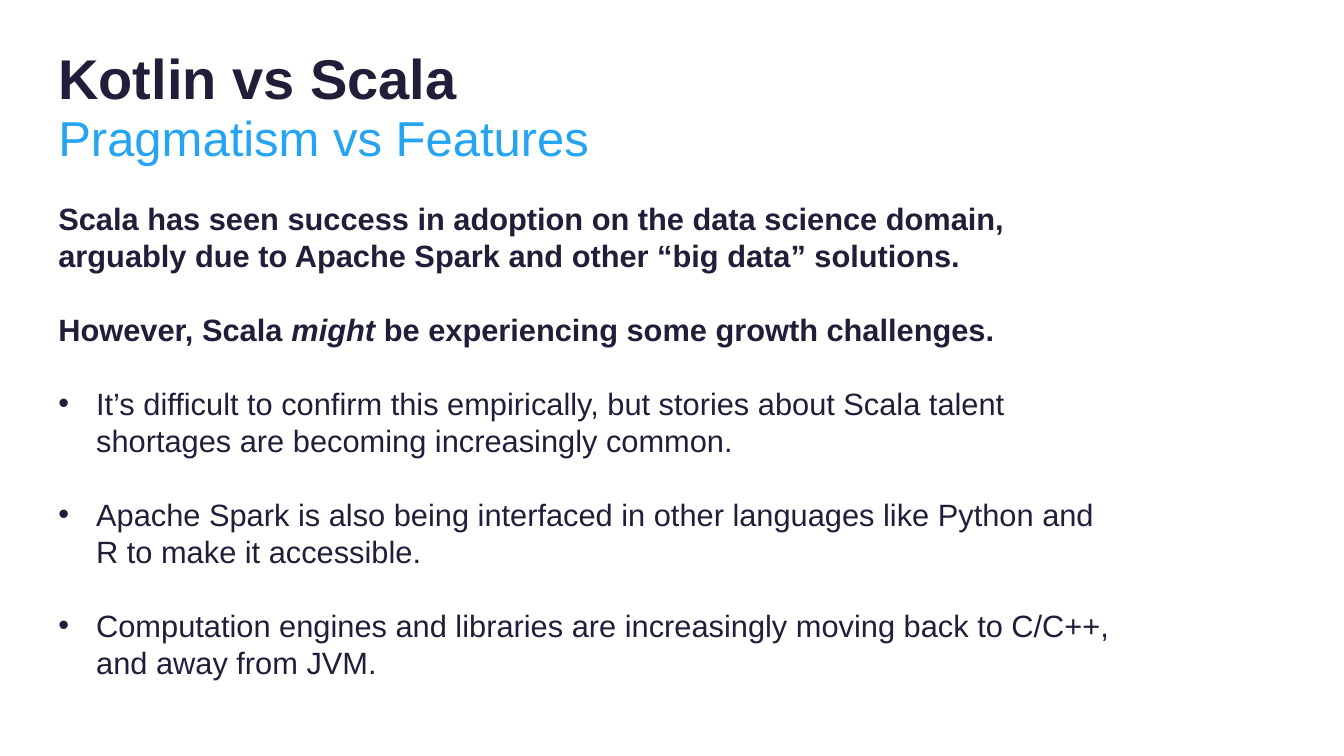
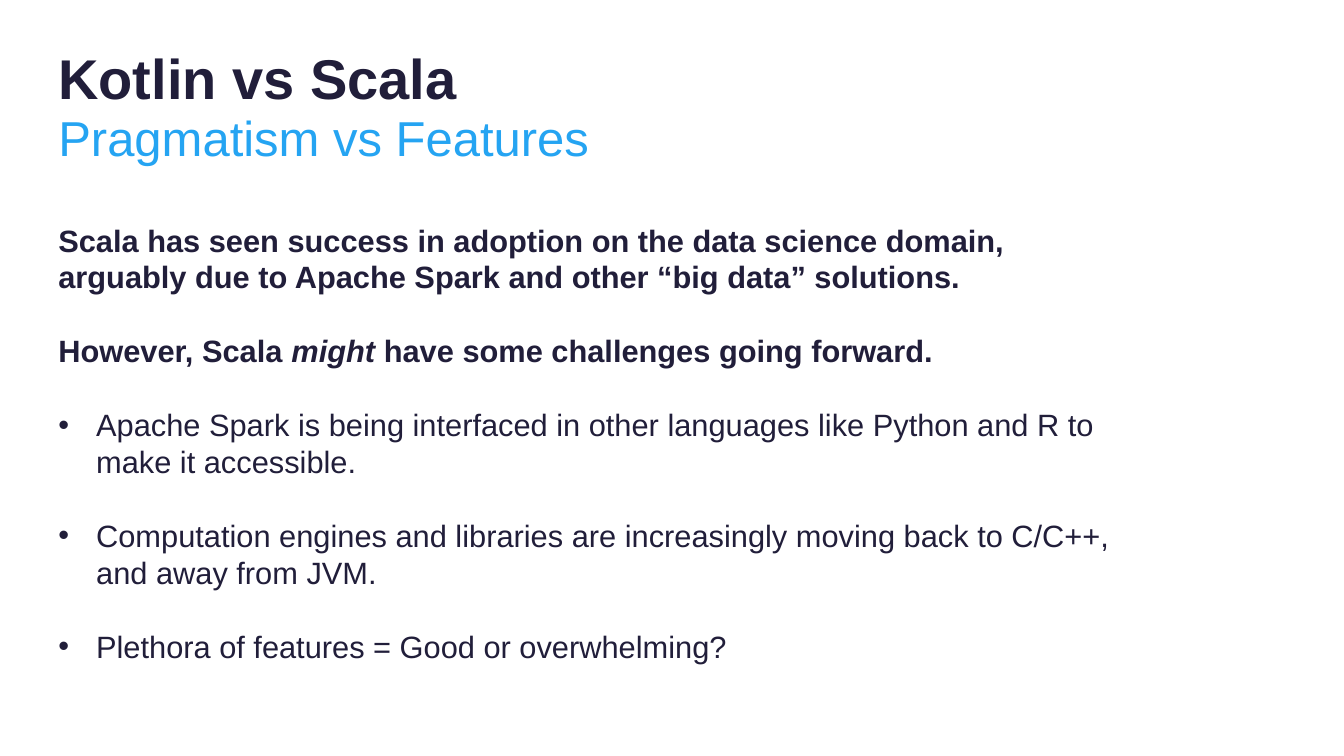
Before and after one commit to thomasnield/kotlinconf-datascience-talk, a slide deck: slide 24 of kotlin_for_data_science.pptx. Drawn at 1344x756 pixels with LibreOffice and Linux fonts; fonts in the diff are those of the drawing; background and template pictures are left out. Boxes give left, top, right and bottom in pixels: in the first picture for what was removed or moved away, otherwise in the second. Text is boxed around its words. In the diff, an @@ line names an element or a change of style, - is before the commit and + after.

Commit message:
slide tweaks

```diff
--- a/kotlin_for_data_science.pptx
+++ b/kotlin_for_data_science.pptx
@@ text "Scala has seen success in ...": place and size @@
-text "Scala has seen success in ..." at bbox=[58, 207, 1108, 679]
+text "Scala has seen success in ..." at bbox=[58, 229, 1108, 664]
@@ text at bbox=[58, 339, 1094, 474]: text changed @@
-However, Scala might be experiencing some growth challenges.
-• It’s difficult to confirm this empirically, but stories about Scala talent shortages are becoming increasingly common.
-• Apache Spark is also being interfaced in other languages like Python and R to make it accessible.
+However, Scala might have some challenges going forward.
+• Apache Spark is being interfaced in other languages like Python and R to make it accessible.
@@ text at bbox=[96, 635, 726, 664]: paragraph added @@
+• Plethora of features = Good or overwhelming?
```
Also in this commit, not shown: 1 other slide changed.
